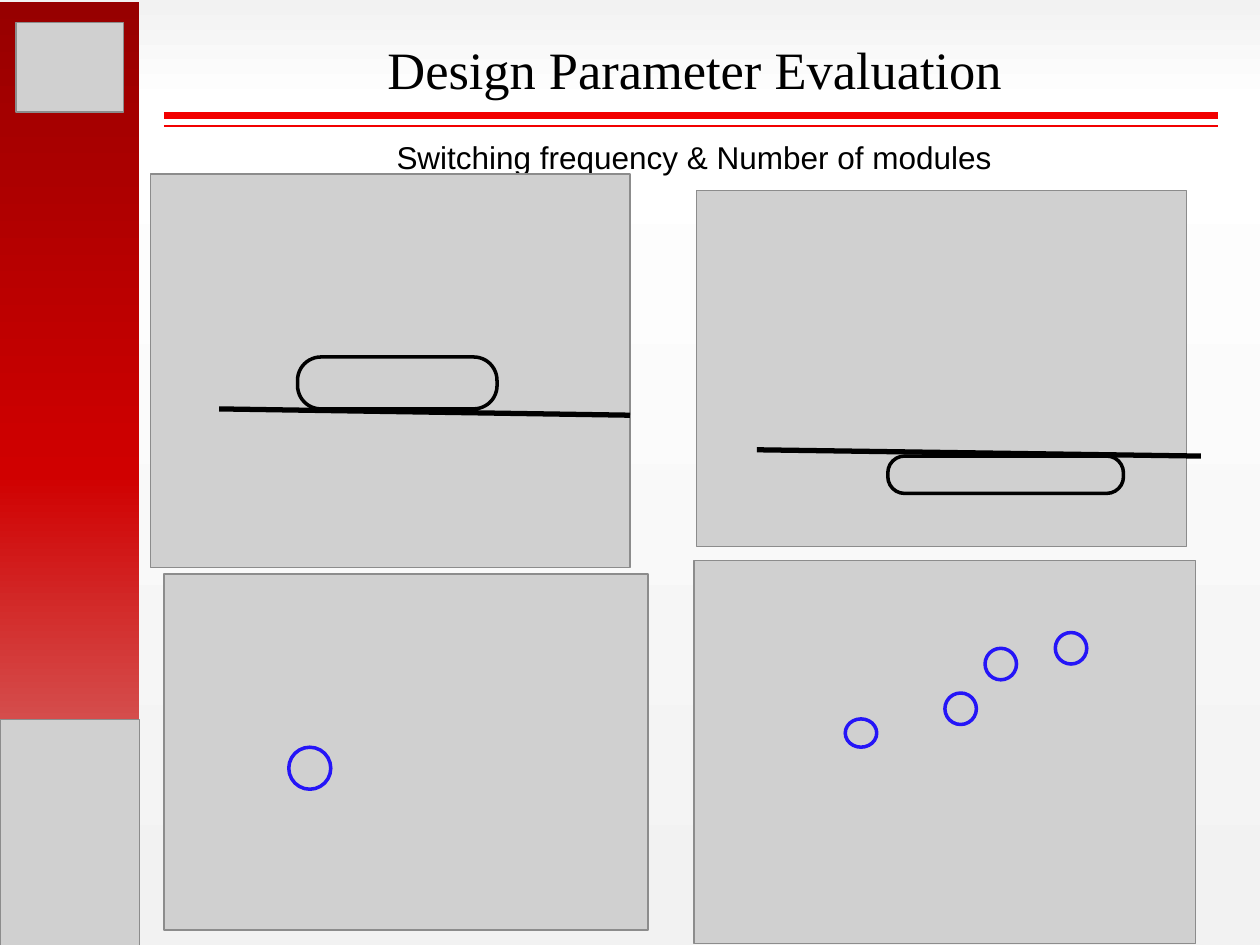
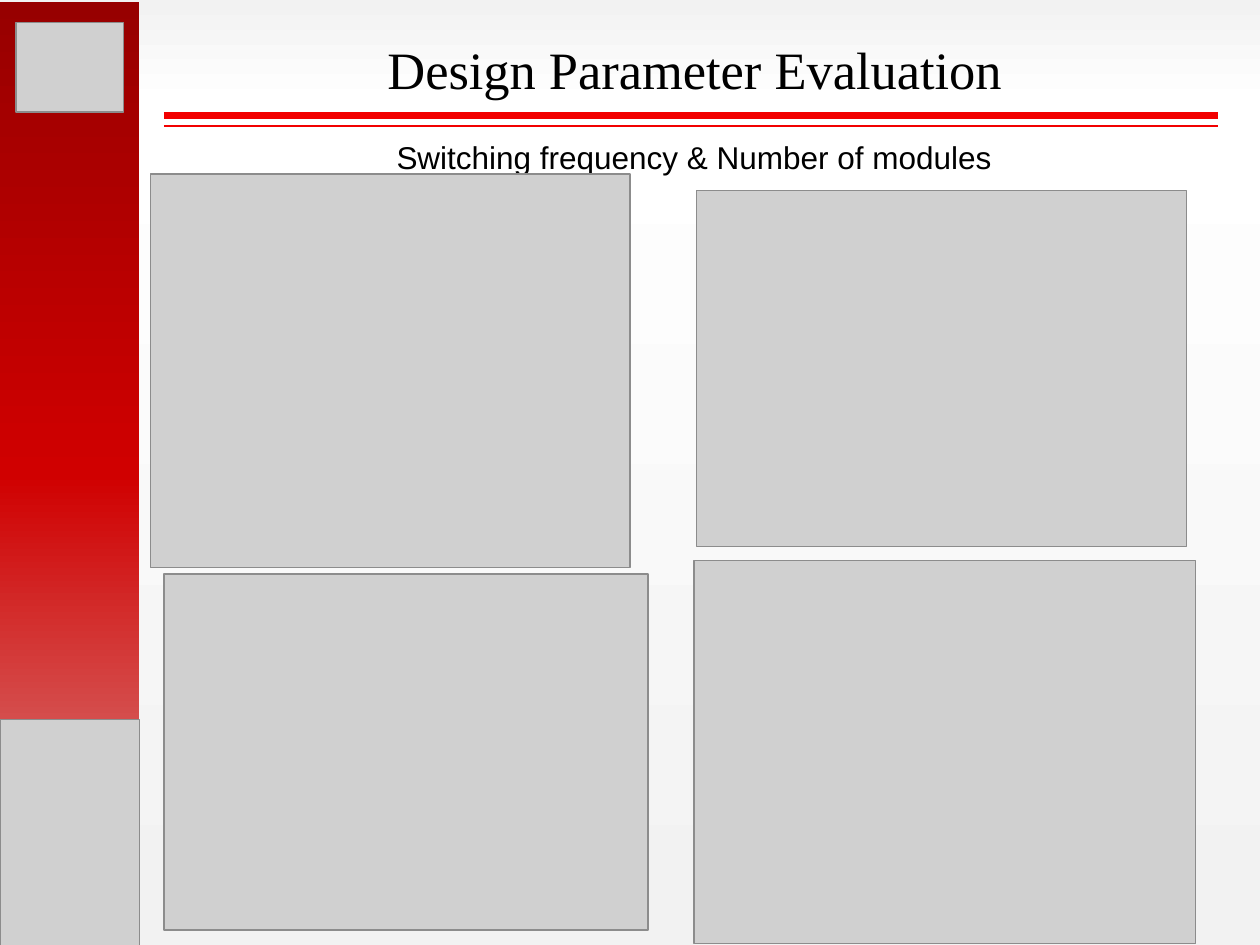
Before and after one commit to hakanpolat/IMMD, a slide deck: slide 8 of Paper/PEMD 2018/Presentation/PEMD2018_OralPres_Mesut_Uğur.pptx (slide 9 before the commit). Drawn at 1260x945 pixels with LibreOffice and Linux fonts; fonts in the diff are those of the drawing; grey boxes stand for pictures. Boxes give left, top, right and bottom in pixels: in the first picture for what was removed or moved away, otherwise in the second. Text is boxed around its words. In the diff, an @@ line names an element or a change of style, - is before the commit and + after.

```diff
--- a/Paper/PEMD 2018/Presentation/PEMD2018_OralPres_Mesut_Uğur.pptx
+++ b/Paper/PEMD 2018/Presentation/PEMD2018_OralPres_Mesut_Uğur.pptx
@@ rounded rectangle removed at (297,357,496,408) @@
@@ line removed from (219, 410) to (630, 416) @@
@@ line removed from (757, 450) to (1201, 456) @@
@@ rounded rectangle removed at (888,456,1124,494) @@
@@ ellipse removed at (985,649,1017,680) @@
@@ ellipse removed at (1056,633,1087,664) @@
@@ ellipse removed at (845,719,877,747) @@
@@ ellipse removed at (945,693,976,724) @@
@@ ellipse removed at (289,747,330,789) @@
```
Also in this commit, not shown: 8 other slides changed, 1 slide removed.
